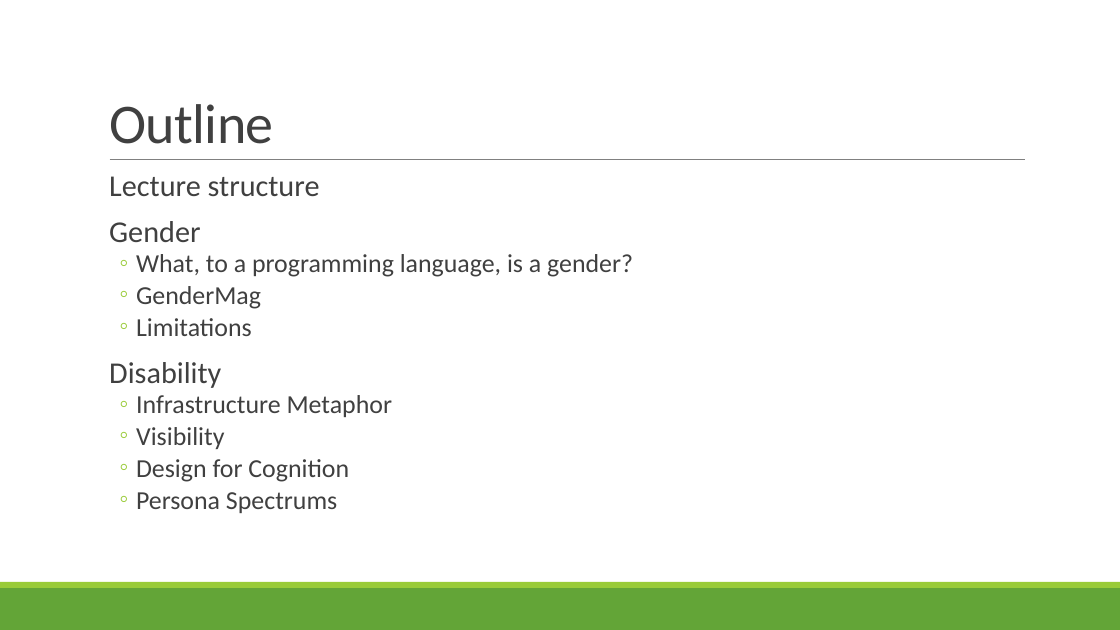
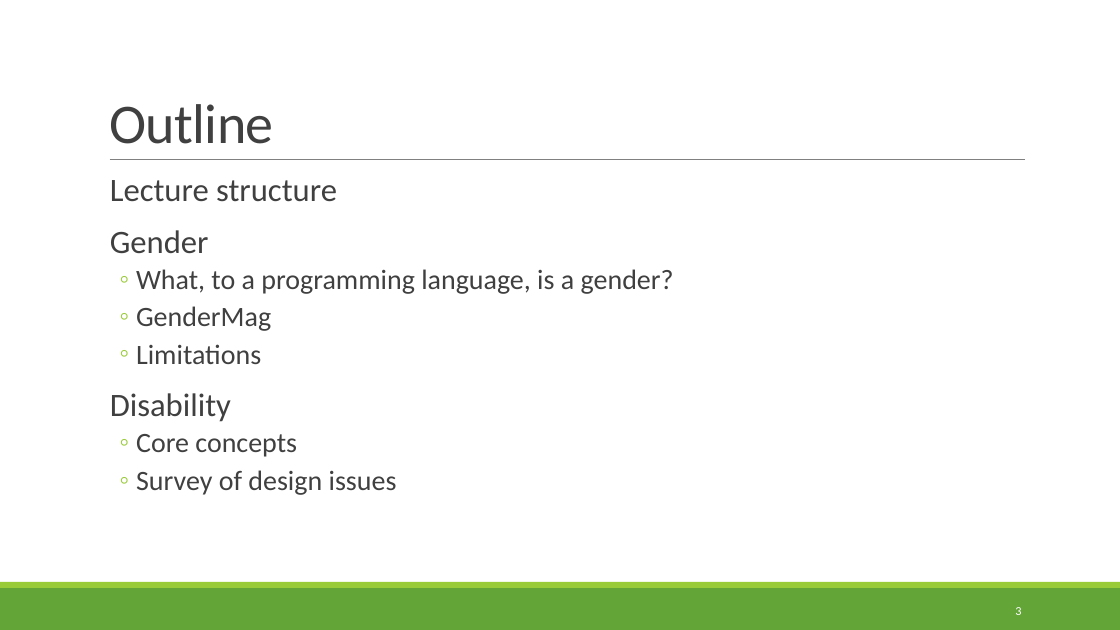
Before and after one commit to rbohrer/pl-course, a slide deck: slide 3 of LectureSlides/10GenderDisability.pptx (slide 2 before the commit). Drawn at 1120x630 pixels with LibreOffice and Linux fonts; fonts in the diff are those of the drawing. Boxes give left, top, right and bottom in pixels: in the first picture for what was removed or moved away, otherwise in the second. Text is boxed around its words. In the diff, an @@ line names an element or a change of style, - is before the commit and + after.

```diff
--- a/LectureSlides/10GenderDisability.pptx
+++ b/LectureSlides/10GenderDisability.pptx
@@ text at (110,180,674,422): size 25.9 to 28 pt in "Lecture structure", "Gender", "Disability"; size 22.2 to 24 pt in "What, to a programming language, is a ...", "GenderMag", "Limitations"; line spacing 0.8 to 0.9 @@
@@ text at (136,434,397,495): text changed; size 22.2 to 24 pt @@
-  ◦ Infrastructure Metaphor
-  ◦ Visibility
-  ◦ Design for Cognition
-  ◦ Persona Spectrums
+  ◦ Core concepts
+  ◦ Survey of design issues
@@ page number added at (1015,607,1021,615), 10.5 pt, text #FFFFFF @@
+3
```
Also in this commit, not shown: 49 other slides changed, 5 slides added.
